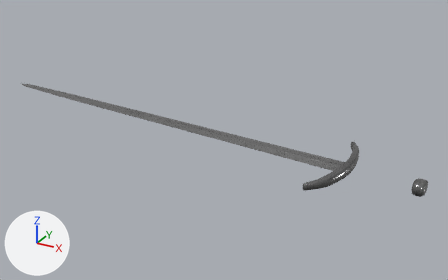
What one commit did to the glTF model Assets/Modely/Items/wp_shortsword.glb.
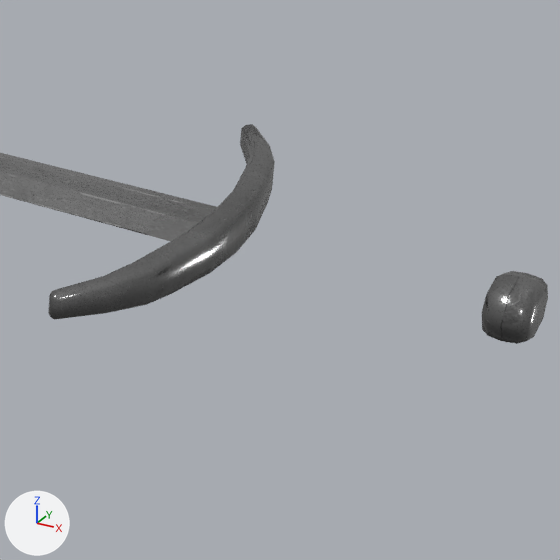
Old and new are each drawn whole from a camera (50 mm lens) standing at (1.979, -3.283, 1.946) and looking at (-0.232, 0.738, -0.064) and again close up on the part from 65% to 96% of the width and 39% to 90% of the height. Every picture has the same lights, and +X, +Y and +Z are marked at lower left. The older version's two pictures come first. Vertices at exactly the same position are counted once.

In view in the first close-up: 'arms.001'.
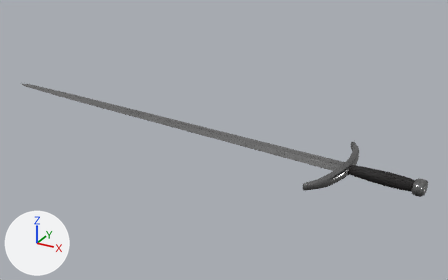
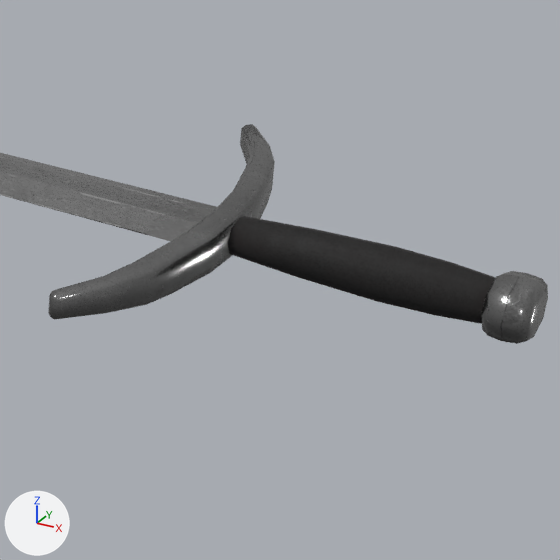
Where the newer file only moved an object's origin or applied its transform, the numbers keep the older frame.

Edits to the scene script, one JSON object a line:
```json
{"block": "me_cube_002", "where": "# used by ob_arms_001; location = (0.0, 0.0, 0.0)"}
{"op": "remove", "block": "me_cube_002", "code": "me_cube_002.from_pydata(...)  # 178 vertices, 332 faces; spans x -2.56..1.4, y 0.16..1.01, z -0.05..0.06"}
{"op": "add", "block": "me_cube_002", "code": "me_cube_002.from_pydata(...)  # 218 vertices, 396 faces; spans x -2.56..1.4, y 0.16..1.01, z -0.05..0.06"}
{"block": "me_cube_002", "change": "me_cube_002 part 1: a new loose piece of 40 vertices spanning x 0.85..1.33, y 0.5..0.61, z -0.04..0.06, in mat_shortsword"}
```

Boxes (x1, y1, x2, y2) around the edits, measured in the close-ups (560 x 560 px):
```json
{"part": 1, "of": "me_cube_002", "change": "added", "after": [227, 216, 496, 324]}
```
